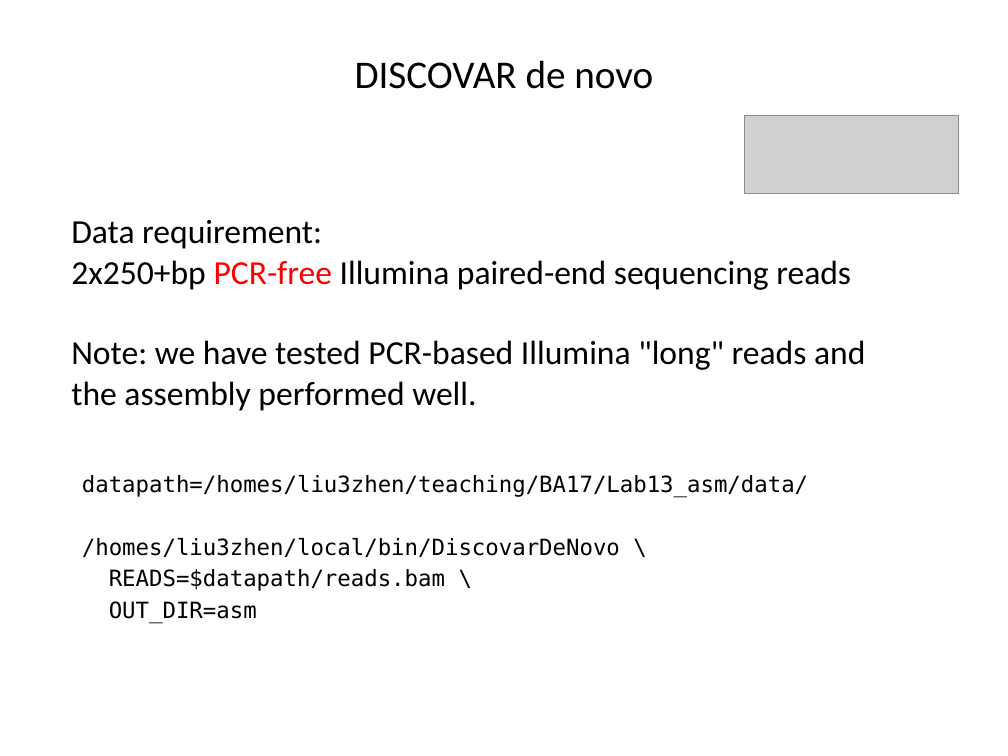
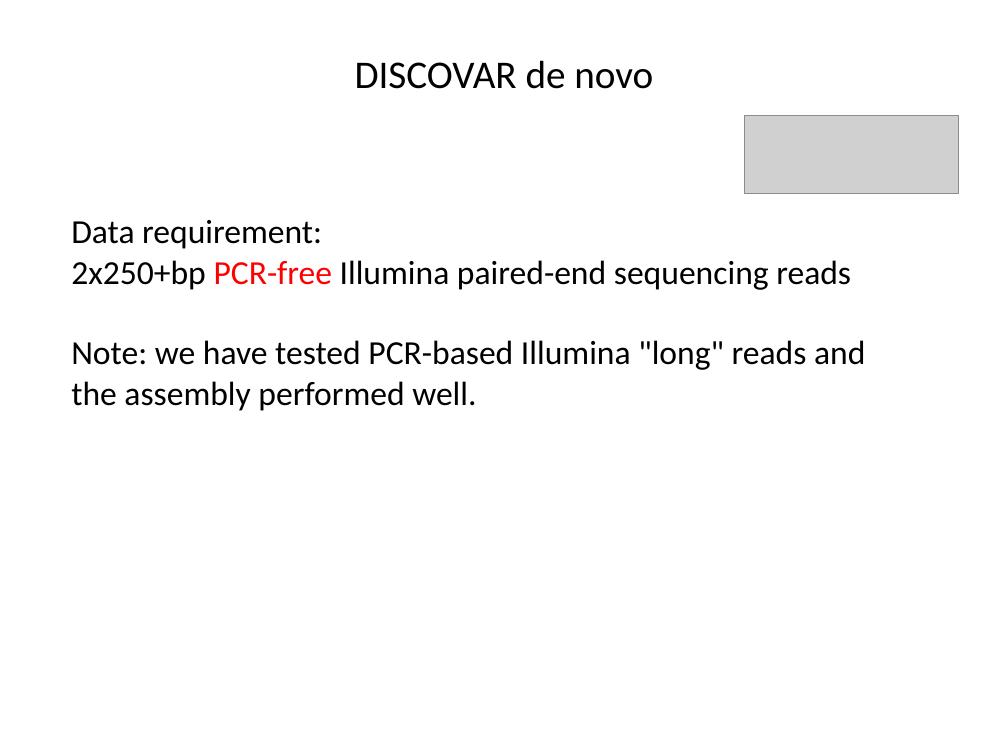
Before and after one commit to liu3zhenlab/teaching, a slide deck: slide 15 of PLPTH813Bioinformatis/2019/labs/lab10_assembly.pptx. Drawn at 1008x756 pixels with LibreOffice and Linux fonts; fonts in the diff are those of the drawing; grey boxes stand for pictures. Boxes give left, top, right and bottom in pixels: in the first picture for what was removed or moved away, otherwise in the second. Text is boxed around its words. In the diff, an @@ line names an element or a change of style, - is before the commit and + after.

```diff
--- a/PLPTH813Bioinformatis/2019/labs/lab10_assembly.pptx
+++ b/PLPTH813Bioinformatis/2019/labs/lab10_assembly.pptx
@@ text removed at (82,475,808,623) @@
-datapath=/homes/liu3zhen/teaching/BA17/Lab13_asm/data/
-/homes/liu3zhen/local/bin/DiscovarDeNovo \
-READS=$datapath/reads.bam \
-OUT_DIR=asm
```
Also in this commit, not shown: 2 other slides changed.
